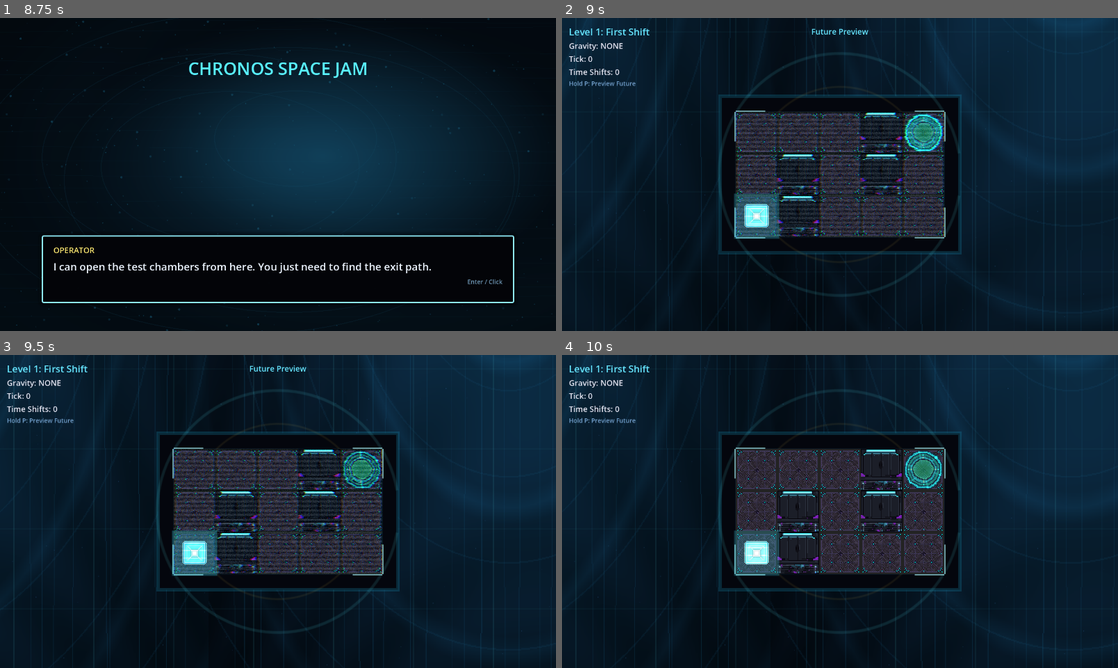
Above: before the commit, frames 1-4 (two rows, left to right).
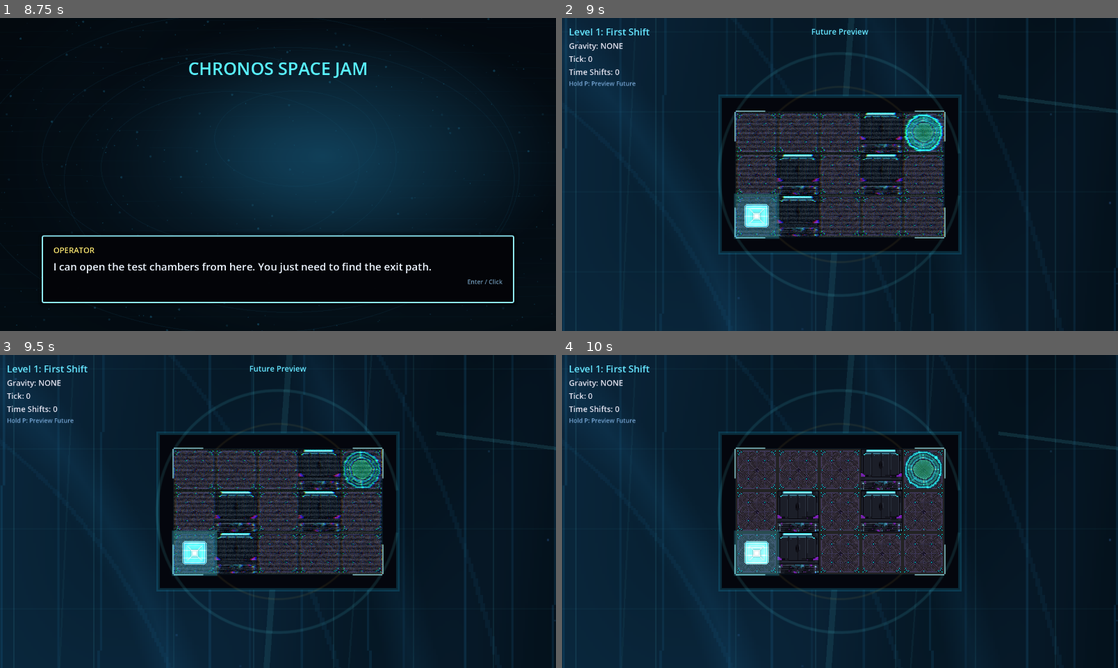
Above: after the commit, the same moments.

Repository: Rivendellspacejam/ChronosSpaceJam
Game: Godot game, scene res://scenes/ui/main_menu.tscn
Same seed, same stepped clock (60 frames per second), same inputs: the game is played once before the commit and once after it. Sound files missing from this copy of the repository are replaced by a short silence.
Inputs (mouse positions are in pixels of both pictures, inside the frame that each line leads up to):
- Up to frame 1 (8.75 s): click "START GAME" at 0.5 s; tap Enter (ui_accept) at 1.25, 2, 4.52, 5.75, 7.52 s; drag from (278, 174) to (333, 105) at 1.27 s; drag from (166, 190) to (250, 237) at 2.02 s; move the mouse to (333, 105) at 2.77 s; hold D (move_right) 2.78-3.5 s; hold P (preview_future) 2.78-3.5 s; drag from (250, 237) to (111, 127) at 3.52 s; move the mouse to (444, 221) at 4.27 s; hold A (move_left) 4.28-5 s; hold P (preview_future) 4.28-5 s; tap R (restart) at 5, 8 s; drag from (111, 127) to (194, 96) at 5.02 s; move the mouse to (305, 174) at 5.77 s; hold S (move_down) 5.78-6.5 s; hold P (preview_future) 5.78-6.5 s; click (305, 174) at 5.92 s; drag from (194, 96) to (166, 190) at 6.52 s; move the mouse to (400, 158) at 7.27 s; hold W (move_up) 7.28-8 s; hold P (preview_future) 7.28-8 s; drag from (166, 190) to (250, 237) at 8.02 s
- Up to frame 2 (9 s): tap Enter (ui_accept) at 8.75 s; move the mouse to (895, 105) at 8.77 s; hold S (move_down) from 8.78 s (still down); hold P (preview_future) from 8.78 s (still down)
- Up to frame 3 (9.5 s): keep holding S (move_down); keep holding P (preview_future)
- Up to frame 4 (10 s): release S (move_down) at 9.5 s; release P (preview_future) at 9.5 s; drag from (812, 574) to (673, 464) at 9.52 s

Frame 1 is identical in both runs. In frame 2, 24% of the frame differs, in the area x 0-100%, y 0-100%; in frame 3, 24%; in frame 4, 24%.

Commit message:
Remove visible gameplay backdrop seams

Diff:
--- a/chronos-space-jam/scripts/arena_backdrop.gd
+++ b/chronos-space-jam/scripts/arena_backdrop.gd
@@ -63,7 +63,8 @@
 	var backdrop_rect := _viewport_backdrop_rect(arena_size)
 
 	draw_rect(backdrop_rect, _theme_base_color, true)
-	draw_texture_rect(_theme_texture, backdrop_rect, true, _theme_tint, true)
+	draw_texture_rect(_theme_texture, backdrop_rect, false, _theme_tint, true)
+	_draw_viewport_energy_bands(backdrop_rect)
 	_draw_viewport_theme_grid(backdrop_rect, arena_size * 0.5)
 	draw_rect(outer, Color(0.018, 0.025, 0.05, 1.0), true)
 	draw_rect(outer, Color(0.1, 0.62, 0.78, 0.22), false, 4.0)
@@ -133,3 +134,26 @@
 	for index in range(4):
 		var radius := radius_base + float(index * 160)
 		draw_arc(orbit_center, radius, 0.0, TAU, 160, Color(_theme_line_color.r, _theme_line_color.g, _theme_line_color.b, 0.055), 2.0, true)
+
+func _draw_viewport_energy_bands(rect: Rect2) -> void:
+	var band_count := 9
+	var band_spacing := rect.size.x / float(band_count)
+	for index in range(band_count + 2):
+		var x := rect.position.x + (float(index) * band_spacing) - (band_spacing * 0.5)
+		var wave := sin(float(index) * 1.7) * 90.0
+		var top := Vector2(x + wave, rect.position.y)
+		var bottom := Vector2(x - wave, rect.end.y)
+		var alpha := 0.055 + (0.035 * absf(sin(float(index) * 0.9)))
+		draw_line(top, bottom, Color(_theme_line_color.r, _theme_line_color.g, _theme_line_color.b, alpha), 7.0)
+		draw_line(top + Vector2(band_spacing * 0.28, 0.0), bottom + Vector2(band_spacing * 0.28, 0.0), Color(_theme_line_color.r, _theme_line_color.g, _theme_line_color.b, alpha * 0.55), 2.0)
+
+	var right_detail_x := rect.end.x - (rect.size.x * 0.18)
+	for index in range(5):
+		var y := rect.position.y + (float(index) + 0.5) * rect.size.y / 5.0
+		var length := rect.size.x * 0.26
+		draw_line(
+			Vector2(right_detail_x - length, y - 90.0),
+			Vector2(rect.end.x, y + 80.0),
+			Color(_theme_line_color.r, _theme_line_color.g, _theme_line_color.b, 0.11),
+			4.0
+		)
Not shown, changed: chronos-space-jam/tools/verify_project.py
